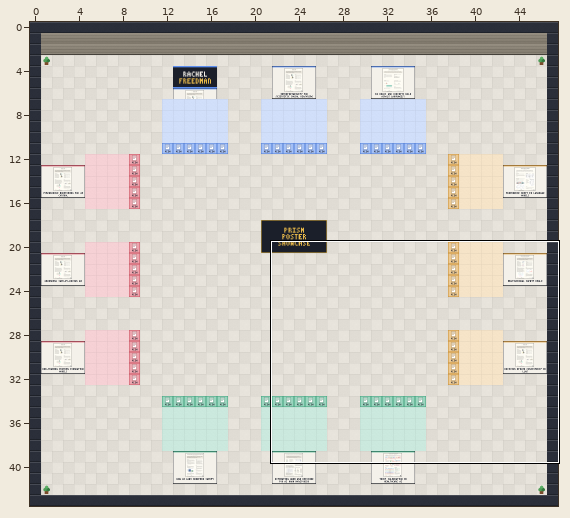
A Tiled map (JSON) gets an edit: maps/hall.tmj. Above: a wide view before the commit, with the close-up outlined.
Close-up. Old version:
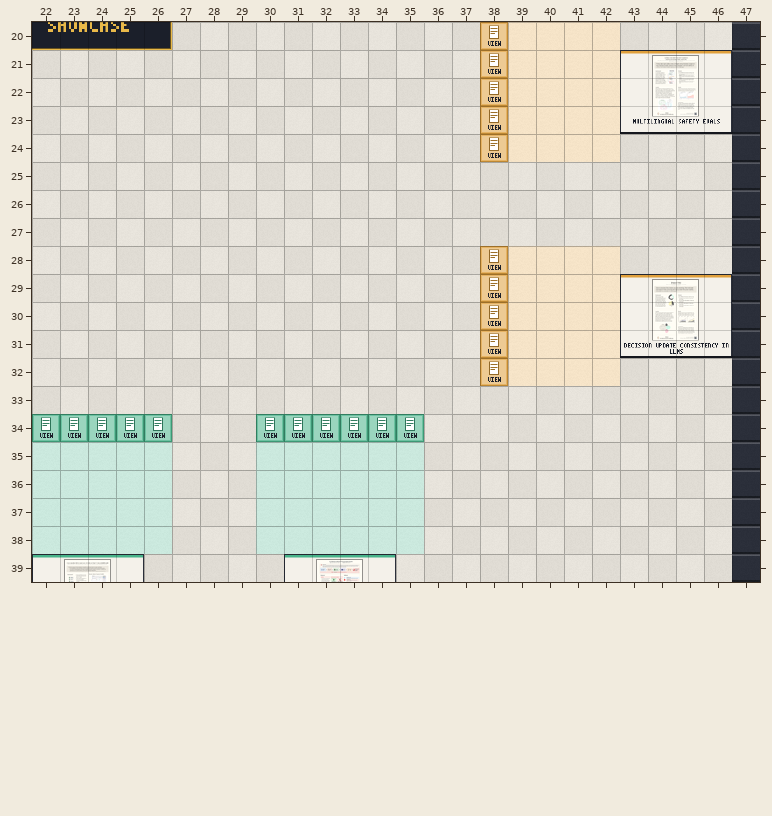
Cells are 32x32 px. Shown: x 22..47, y 20..39. The commit also changed other parts of the map, which this record leaves out. Tiles whose own drawing changed are shown in their newer look in all pictures.
The result:
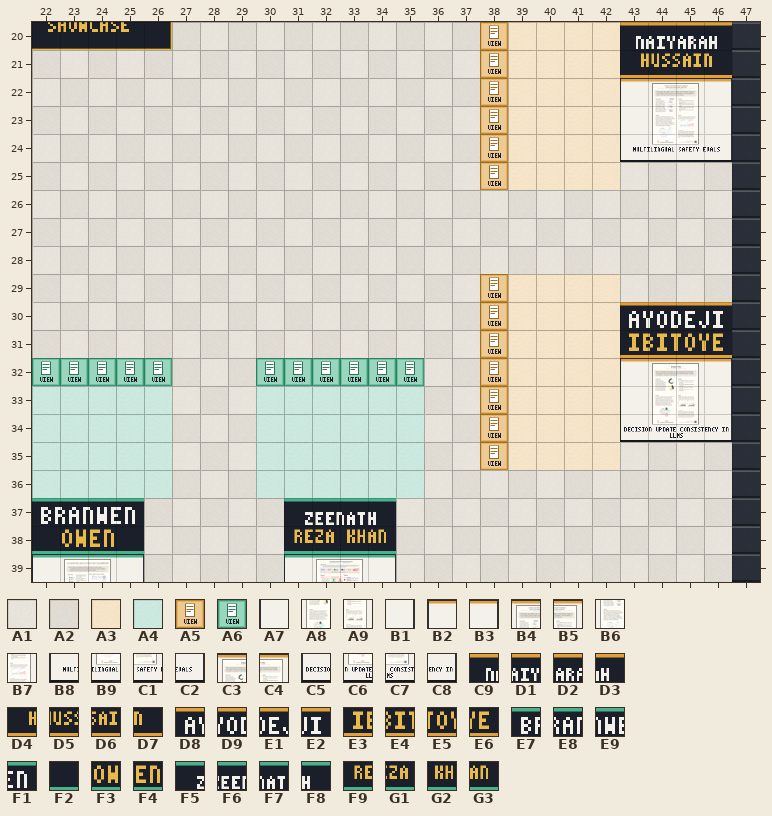
Key: from "prism": A1 4, A2 5, A3 7, A4 8, A5 60, A6 61, A7 67, A8 68, A9 69, B1 70, B2 99, B3 102, B4 112, B5 113, B6 116, B7 117, B8 119, B9 120, C1 121, C2 122, C3 124, C4 125, C5 131, C6 132, C7 133, C8 134, C9 143, D1 144, D2 145, D3 146, D4 147, D5 148, D6 149, D7 150, D8 163, D9 164, E1 165, E2 166, E3 167, E4 168, E5 169, E6 170, E7 203, E8 204, E9 205, F1 206, F2 207, F3 208, F4 209, F5 223, F6 224, F7 225, F8 226, F9 227, G1 228, G2 229, G3 230.
__ is an empty cell, ## one hidden under a higher layer.
Tiles replaced or removed in this view: A1, A2, A3, A4, A5, A6, A7, A8, A9, B1, B2, B3, B4, B5, B6, B7, B8, B9, C1, C2, C3, C4, C5, C6, C7, C8.
The edit:
Changed rows in their new state; .. is an unchanged cell.
Layer "floor":
first column x 39:
25 A3 A3 A3 A3
28 A2 A1 A2 A1
first column x 22:
33 A4 A4 A4 A4 A4 .. .. .. A4 A4 A4 A4 A4 A4 .. .. .. A3 A3 A3 A3
34 A4 A4 A4 A4 A4 .. .. .. A4 A4 A4 A4 A4 A4 .. .. .. A3 A3 A3 A3
35 .. .. .. .. .. .. .. .. .. .. .. .. .. .. .. .. .. A3 A3 A3 A3
37 ## ## ## ## A2 .. .. .. A2 ## ## ## ## A1 .. .. .. .. .. .. ..
38 ## ## ## ## A1 .. .. .. A1 ## ## ## ## A2 .. .. .. .. .. .. ..
Layer "decor":
first column x 38:
25 A5
28 __
first column x 22:
32 A6 A6 A6 A6 A6 .. .. .. A6 A6 A6 A6 A6 A6 .. .. ..
33 .. .. .. .. .. .. .. .. .. .. .. .. .. .. .. .. A5
34 __ __ __ __ __ .. .. .. __ __ __ __ __ __ .. .. A5
35 .. .. .. .. .. .. .. .. .. .. .. .. .. .. .. .. A5
Layer "walls":
first column x 43:
20 C9 D1 D2 D3
21 D4 D5 D6 D7
22 B2 B4 B5 B3
23 A7 B6 B7 B1
24 B8 B9 C1 C2
first column x 22:
29 .. .. .. .. .. .. .. .. .. .. .. .. .. .. .. .. .. .. .. .. .. __ __ __ __
30 .. .. .. .. .. .. .. .. .. .. .. .. .. .. .. .. .. .. .. .. .. D8 D9 E1 E2
31 .. .. .. .. .. .. .. .. .. .. .. .. .. .. .. .. .. .. .. .. .. E3 E4 E5 E6
32 .. .. .. .. .. .. .. .. .. .. .. .. .. .. .. .. .. .. .. .. .. B2 C3 C4 B3
33 .. .. .. .. .. .. .. .. .. .. .. .. .. .. .. .. .. .. .. .. .. A7 A8 A9 B1
34 .. .. .. .. .. .. .. .. .. .. .. .. .. .. .. .. .. .. .. .. .. C5 C6 C7 C8
37 E7 E8 E9 F1 .. .. .. .. .. F5 F6 F7 F8 .. .. .. .. .. .. .. .. .. .. .. ..
38 F2 F3 F4 F2 .. .. .. .. .. F9 G1 G2 G3 .. .. .. .. .. .. .. .. .. .. .. ..
Boxes around the changes in both close-ups, in picture pixels (x1, y1, x2, y2):
changed: (480, 22, 732, 190)
changed: (480, 246, 732, 470)
changed: (32, 358, 172, 442)
changed: (256, 358, 424, 442)
changed: (32, 498, 172, 554)
changed: (256, 498, 424, 554)
